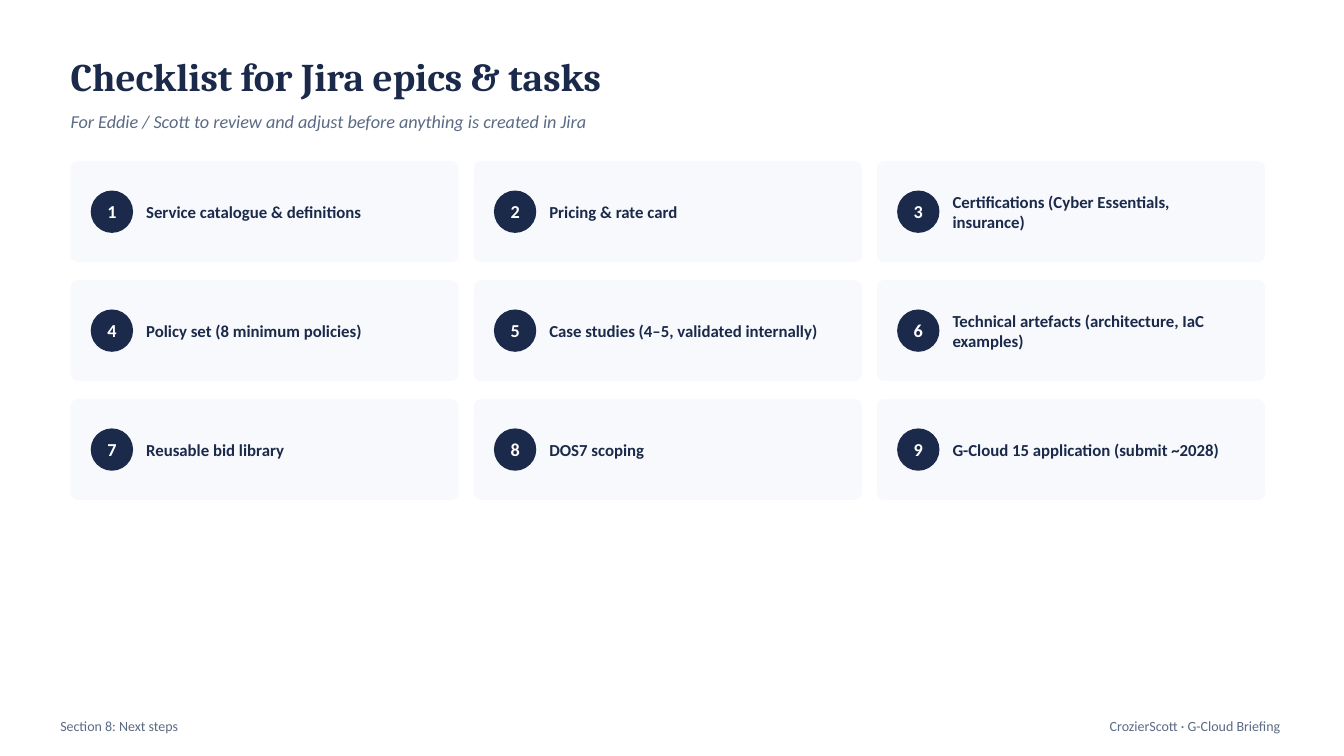
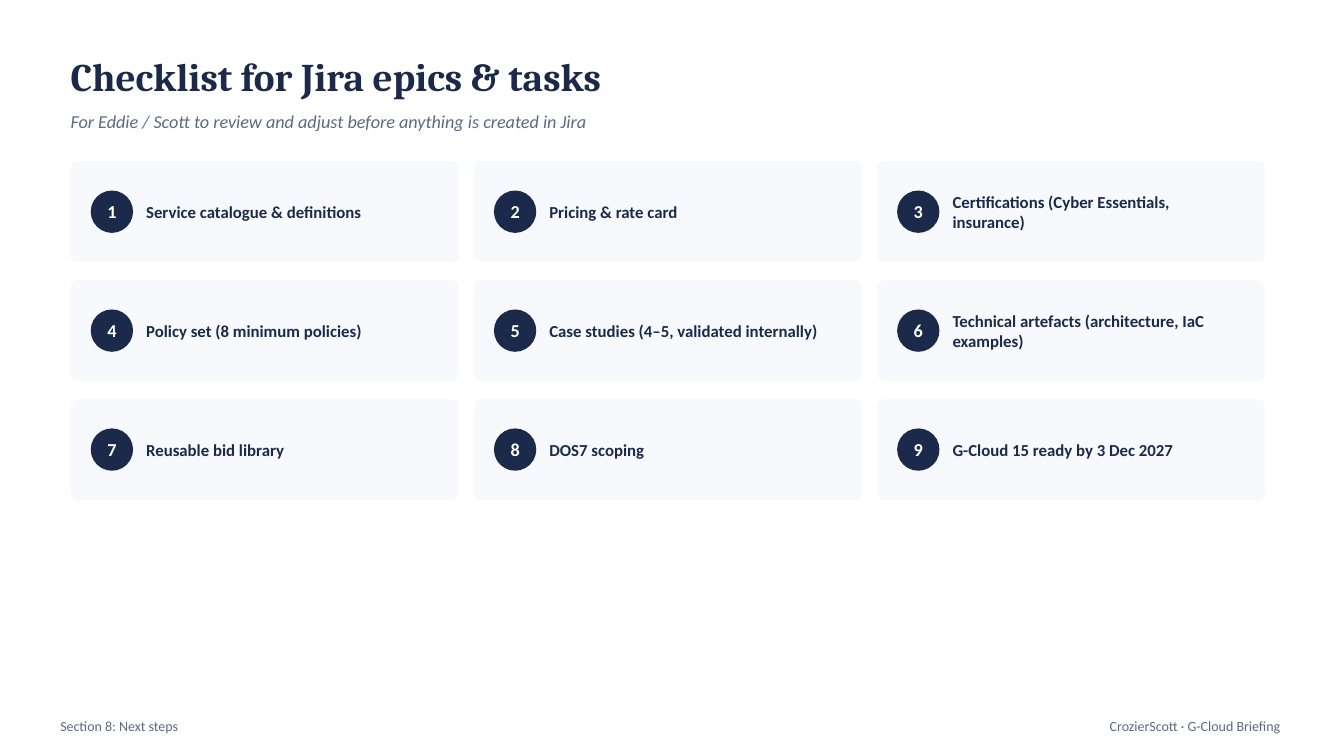
Before and after one commit to eddiemck/G-Cloud, a slide deck: slide 13 of g-cloud-briefing.pptx. Drawn at 1344x756 pixels with LibreOffice and Linux fonts; fonts in the diff are those of the drawing. Boxes give left, top, right and bottom in pixels: in the first picture for what was removed or moved away, otherwise in the second. Text is boxed around its words. In the diff, an @@ line names an element or a change of style, - is before the commit and + after.

Commit message:
Set 3 Dec 2027 as G-Cloud 15 readiness target

```diff
--- a/g-cloud-briefing.pptx
+++ b/g-cloud-briefing.pptx
@@ text at (953,444,1173,459): text changed @@
-G-Cloud 15 application (submit ~2028)
+G-Cloud 15 ready by 3 Dec 2027
```
Also in this commit, not shown: 2 other slides changed.
